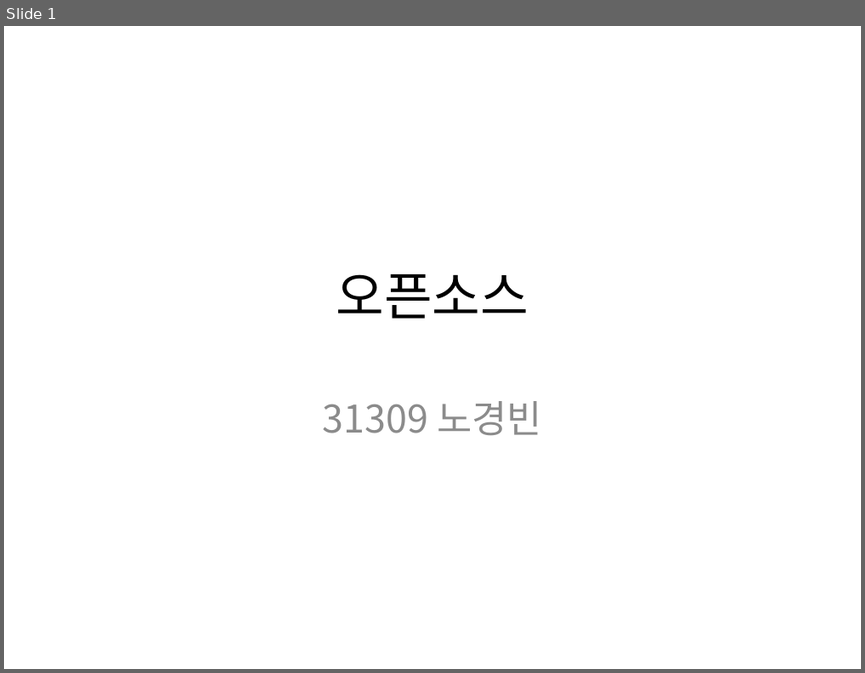
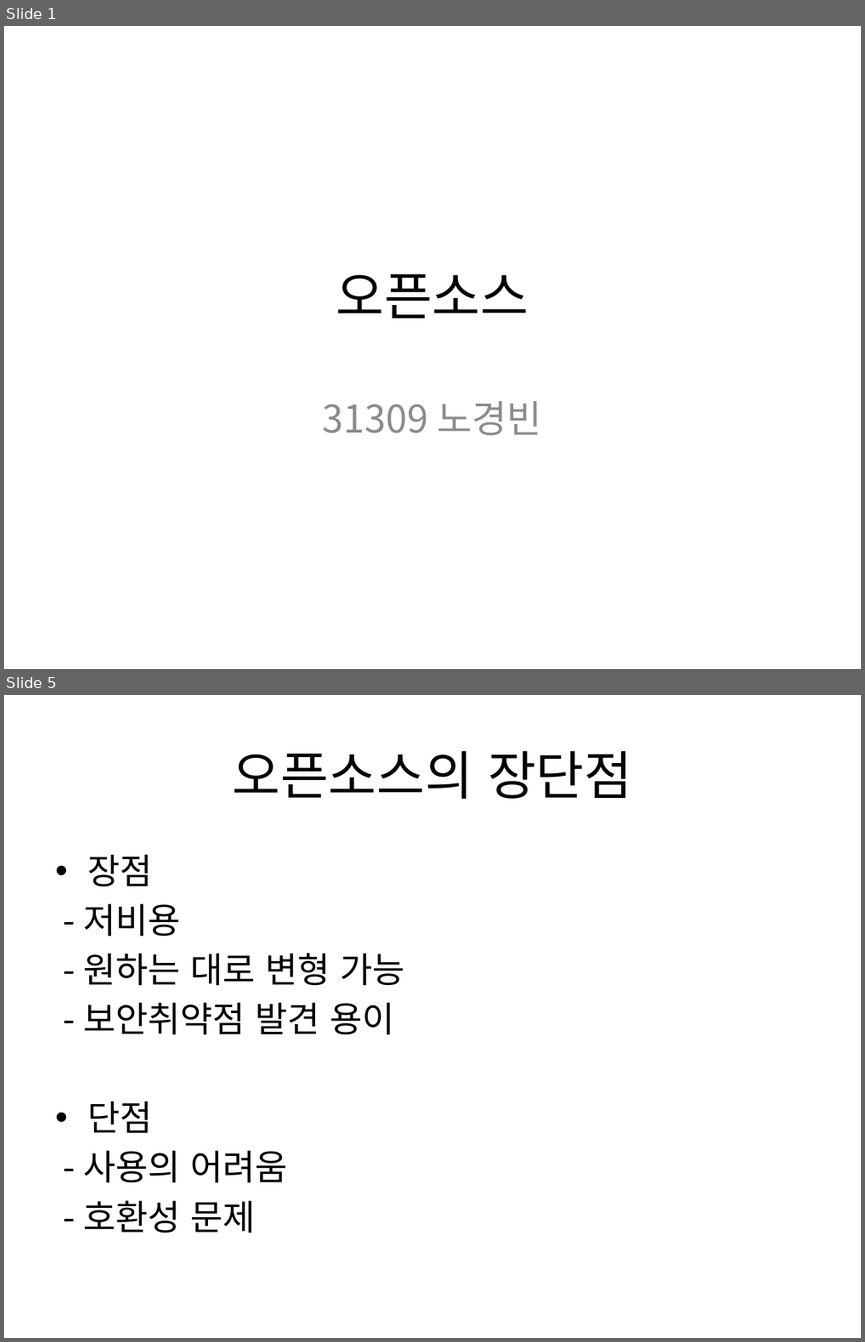
Before and after one commit to Kyungbin/School_Report, a slide deck: OpenSource.pptx. Shown one above the other, each under a label of ours: slide 1 before the commit, slides 1 and 5 after it; the slides between them are not shown. The pictures are 865x673 and 865x1342 pixels, drawn with LibreOffice and Linux fonts; fonts in the diff are those of the drawing. Boxes give left, top, right and bottom in pixels: in the first picture for what was removed or moved away, otherwise in the second. Text is boxed around its words. In the diff, an @@ line names an element or a change of style, - is before the commit and + after.

```diff
--- a/OpenSource.pptx
+++ b/OpenSource.pptx
@@ slide 5 added at (x1=4, y1=695, x2=861, y2=1338), background #FFFFFF @@
@@ title added at (x1=232, y1=751, x2=632, y2=799), 44 pt, text #000000 @@
+오픈소스의 장단점
@@ text added at (x1=83, y1=854, x2=404, y2=1233), 29.6 pt, text #000000 @@
+• 장점
+- 저비용
+- 원하는 대로 변형 가능
+- 보안취약점 발견 용이
+• 단점
+- 사용의 어려움
+- 호환성 문제
```
Also in this commit, not shown: 2 slides changed, 4 other slides added, 3 slides removed.
